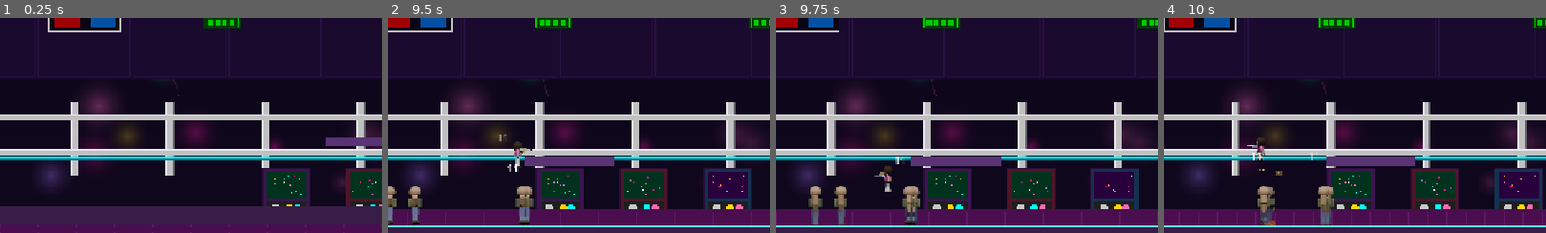
Above: before the commit, frames 1-4 (left to right).
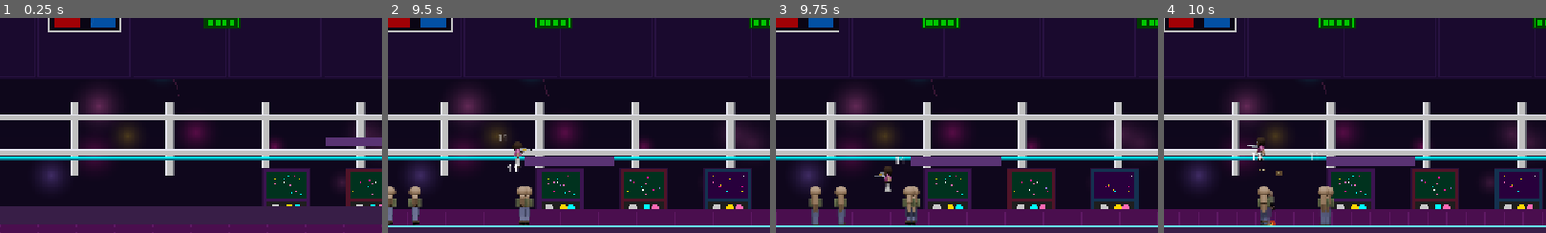
Above: after the commit, the same moments.

Repository: Brickmii/Disco-Cop
Game: Godot game, scene res://scenes/levels/level_01.tscn
Same seed, same stepped clock (60 frames per second), same inputs: the game is played once before the commit and once after it. This scene is started directly instead of the project's main scene. Sound files missing from this copy of the repository are replaced by a short silence.
Inputs (mouse positions are % of the whole screen's width and height, from its top left):
- Up to frame 1 (0.25 s): no input
- Up to frame 2 (9.5 s): tap Enter at 0.5 s; move the mouse to (72, 45) at 0.52 s; hold D (move_right) 0.53-2.03 s; tap J (shoot) at 0.6, 1.55, 2.3, 3.05, 3.6, 4.55, 5.3, 6.05, 6.8, 7.35, 8.3, 9.05 s; click (72, 45) at 0.67 s; tap Space (jump) at 0.77, 1.52, 3.02, 3.77, 4.52, 6.02, 6.77, 7.52, 9.02 s; move the mouse to (30, 55) at 1.27 s; tap S (aim_down) at 1.35, 8.1 s; move the mouse to (60, 28) at 2.02 s; hold A (move_left) 2.03-2.78 s; tap W (aim_up) at 2.1, 8.85 s; move the mouse to (45, 70) at 2.77 s; hold D (move_right) 2.78-4.28 s; tap E (interact) at 2.85 s; click (45, 70) at 2.92 s; move the mouse to (80, 65) at 3.52 s; tap R (reload) at 4.15 s; move the mouse to (20, 35) at 4.27 s; hold A (move_left) 4.28-5.03 s; tap Q (swap_weapon) at 4.35 s; move the mouse to (55, 50) at 5.02 s; hold D (move_right) 5.03-5.78 s; hold Enter 5.03-5.78 s; click (55, 50) at 5.17 s; move the mouse to (35, 25) at 5.77 s; hold A (move_left) 5.78-7.28 s; tap Keypad Enter at 5.85 s; move the mouse to (72, 45) at 6.52 s; tap Y at 6.6 s; move the mouse to (30, 55) at 7.27 s; hold D (move_right) from 7.28 s (still down); click (30, 55) at 7.42 s; move the mouse to (60, 28) at 8.02 s; move the mouse to (45, 70) at 8.77 s
- Up to frame 3 (9.75 s): move the mouse to (80, 65) at 9.52 s; release D (move_right) at 9.53 s; hold A (move_left) from 9.53 s (still down); tap E (interact) at 9.6 s; click (80, 65) at 9.67 s
- Up to frame 4 (10 s): keep holding A (move_left); tap Space (jump) at 9.77 s; tap J (shoot) at 9.8 s
The pictures show only the part of the screen within x 34-84%, y 47-97%; the shares and areas given below are measured in that part.

Frames 1-3 are identical in both runs. In frame 4, 0.2% of the frame differs, in the area x 25-30%, y 78-97%.

Commit message:
Optimize projectile and death performance for Pi 5
Bump pool sizes, cache enemy WeaponData, guard against double-hit
processing, pool loot drops, reduce death tween overhead, and use
cheaper easing on loot pop-ups.

Co-Authored-By: Claude Opus 4.6 <noreply@anthropic.com>

Diff:
--- a/disco_cop/autoloads/vfx_spawner.gd
+++ b/disco_cop/autoloads/vfx_spawner.gd
@@ -8,7 +8,7 @@
 
 func _ready() -> void:
 	_vfx_scene = preload("res://scenes/effects/vfx.tscn")
-	ObjectPool.preload_pool(VFX_POOL_NAME, _vfx_scene, 10)
+	ObjectPool.preload_pool(VFX_POOL_NAME, _vfx_scene, 30)
 
 	EventBus.shield_broken.connect(_on_shield_broken)
 	EventBus.enemy_died.connect(_on_enemy_died)
--- a/disco_cop/scenes/enemies/base_enemy.gd
+++ b/disco_cop/scenes/enemies/base_enemy.gd
@@ -177,6 +177,12 @@
 func _on_died() -> void:
 	_change_state(State.DEAD)
 	velocity = Vector2.ZERO
+	set_physics_process(false)
+
+	# Kill any active tweens (hit flash) to avoid concurrent tween overhead
+	if sprite:
+		sprite.modulate = Color.WHITE
+	modulate = Color.WHITE
 
 	EventBus.enemy_died.emit(self, global_position)
 
--- a/disco_cop/scenes/enemies/shooter.gd
+++ b/disco_cop/scenes/enemies/shooter.gd
@@ -6,6 +6,7 @@
 const PROJECTILE_POOL_NAME := "enemy_projectiles"
 
 var _projectile_scene: PackedScene
+var _weapon: WeaponData
 
 
 func _ready() -> void:
@@ -24,7 +25,15 @@
 
 	_projectile_scene = preload("res://scenes/weapons/projectile.tscn")
 	if ObjectPool.get_pool_size(PROJECTILE_POOL_NAME) == 0:
-		ObjectPool.preload_pool(PROJECTILE_POOL_NAME, _projectile_scene, 20)
+		ObjectPool.preload_pool(PROJECTILE_POOL_NAME, _projectile_scene, 40)
+
+	_weapon = WeaponData.new()
+	_weapon.damage = enemy_data.damage
+	_weapon.projectile_speed = 400.0
+	_weapon.knockback = 30.0
+	_weapon.crit_chance = 0.0
+	_weapon.crit_multiplier = 1.0
+	_weapon.projectile_size = 0.8
 
 
 func _state_chase(delta: float) -> void:
@@ -56,21 +65,12 @@
 	if _target == null:
 		return
 
-	# Create a weapon data for the enemy projectile
-	var weapon := WeaponData.new()
-	weapon.damage = enemy_data.damage
-	weapon.projectile_speed = 400.0
-	weapon.knockback = 30.0
-	weapon.crit_chance = 0.0
-	weapon.crit_multiplier = 1.0
-	weapon.projectile_size = 0.8
-
 	var proj: Projectile = ObjectPool.get_instance(PROJECTILE_POOL_NAME) as Projectile
 	if proj == null:
 		return
 
 	var dir := (_target.global_position - global_position).normalized()
-	proj.activate(global_position, dir, weapon, -1, false)
+	proj.activate(global_position, dir, _weapon, -1, false)
 
 	# Override collision to hit players instead of enemies
 	proj.collision_layer = 5  # EnemyProjectiles
--- a/disco_cop/scenes/enemies/skating_shooter.gd
+++ b/disco_cop/scenes/enemies/skating_shooter.gd
@@ -13,6 +13,7 @@
 
 var _stun_timer := 0.0
 var _projectile_scene: PackedScene
+var _weapon: WeaponData
 
 
 func _ready() -> void:
@@ -32,7 +33,15 @@
 
 	_projectile_scene = preload("res://scenes/weapons/projectile.tscn")
 	if ObjectPool.get_pool_size(PROJECTILE_POOL_NAME) == 0:
-		ObjectPool.preload_pool(PROJECTILE_POOL_NAME, _projectile_scene, 15)
+		ObjectPool.preload_pool(PROJECTILE_POOL_NAME, _projectile_scene, 30)
+
+	_weapon = WeaponData.new()
+	_weapon.damage = enemy_data.damage
+	_weapon.projectile_speed = 400.0
+	_weapon.knockback = 30.0
+	_weapon.crit_chance = 0.0
+	_weapon.crit_multiplier = 1.0
+	_weapon.projectile_size = 0.8
 
 
 func _physics_process(delta: float) -> void:
@@ -171,20 +180,12 @@
 	if _target == null:
 		return
 
-	var weapon := WeaponData.new()
-	weapon.damage = enemy_data.damage
-	weapon.projectile_speed = 400.0
-	weapon.knockback = 30.0
-	weapon.crit_chance = 0.0
-	weapon.crit_multiplier = 1.0
-	weapon.projectile_size = 0.8
-
 	var proj: Projectile = ObjectPool.get_instance(PROJECTILE_POOL_NAME) as Projectile
 	if proj == null:
 		return
 
 	var dir := (_target.global_position - global_position).normalized()
-	proj.activate(global_position, dir, weapon, -1, false)
+	proj.activate(global_position, dir, _weapon, -1, false)
 	proj.collision_layer = 5  # EnemyProjectiles
 	proj.collision_mask = 2   # Players
 
--- a/disco_cop/scenes/levels/level_base.gd
+++ b/disco_cop/scenes/levels/level_base.gd
@@ -12,11 +12,17 @@
 var _game_over_scene: PackedScene = preload("res://scenes/ui/game_over.tscn")
 var _camera: MultiTargetCamera = null
 
+const LOOT_POOL_NAME := "loot_drops"
+
 
 func _ready() -> void:
 	_camera = $MultiTargetCamera as MultiTargetCamera
 	if _camera:
 		_camera.level_bounds = level_bounds
+
+	# Pre-pool loot drops to avoid allocation hitches on Pi
+	if ObjectPool.get_pool_size(LOOT_POOL_NAME) == 0:
+		ObjectPool.preload_pool(LOOT_POOL_NAME, _loot_drop_scene, 10)
 
 	# Add UI layers
 	add_child(_game_hud_scene.instantiate())
@@ -70,9 +76,9 @@
 	if drop_data.is_empty():
 		return
 
-	var loot: Node = _loot_drop_scene.instantiate()
-	loot.call("setup", drop_data, pos)
-	call_deferred("add_child", loot)
+	var loot: LootDrop = ObjectPool.get_instance(LOOT_POOL_NAME) as LootDrop
+	if loot:
+		loot.activate(drop_data, pos)
 
 
 func _on_loot_picked_up(_player_index: int, _item: Resource) -> void:
--- a/disco_cop/scenes/loot/loot_drop.gd
+++ b/disco_cop/scenes/loot/loot_drop.gd
@@ -1,6 +1,8 @@
 extends Area2D
 class_name LootDrop
-## A dropped item that players can pick up.
+## A dropped item that players can pick up. Supports object pooling.
+
+const POOL_NAME := "loot_drops"
 
 var drop_data: Dictionary = {}  # {type: LootTable.DropType, data: Resource}
 var _bob_offset := 0.0
@@ -26,18 +28,31 @@
 	collision_layer = 6  # Loot
 	collision_mask = 2   # Players
 	body_entered.connect(_on_body_entered)
-	_initial_y = position.y
+
+
+func activate(data: Dictionary, pos: Vector2) -> void:
+	drop_data = data
+	global_position = pos
+	_bob_offset = 0.0
+	_initial_y = pos.y
+	modulate = Color.WHITE
+	visible = true
+	process_mode = Node.PROCESS_MODE_INHERIT
+	set_deferred("monitoring", true)
+	set_deferred("monitorable", true)
+
 	_update_visual()
 
 	# Pop-up effect
 	var tween := create_tween()
-	tween.tween_property(self, "position", position + Vector2(randf_range(-30, 30), -40), 0.3)
-	tween.set_ease(Tween.EASE_OUT).set_trans(Tween.TRANS_BACK)
+	tween.tween_property(self, "position", pos + Vector2(randf_range(-30, 30), -40), 0.3)
+	tween.set_ease(Tween.EASE_OUT).set_trans(Tween.TRANS_SINE)
+	tween.tween_callback(func() -> void: _initial_y = position.y)
 
 
 func setup(data: Dictionary, pos: Vector2) -> void:
-	drop_data = data
-	global_position = pos
+	# Legacy compat — redirect to activate
+	activate(data, pos)
 
 
 func _process(delta: float) -> void:
@@ -96,7 +111,18 @@
 
 	_apply_pickup(body, player_index)
 	EventBus.loot_picked_up.emit(player_index, drop_data.get("data"))
-	queue_free()
+	_deactivate()
+
+
+func _deactivate() -> void:
+	visible = false
+	set_deferred("monitoring", false)
+	set_deferred("monitorable", false)
+	call_deferred("_do_pool_release")
+
+
+func _do_pool_release() -> void:
+	ObjectPool.release_instance(self)
 
 
 func _apply_pickup(player: Node2D, player_index: int) -> void:
--- a/disco_cop/scenes/weapons/projectile.gd
+++ b/disco_cop/scenes/weapons/projectile.gd
@@ -145,6 +145,9 @@
 
 
 func _deactivate() -> void:
+	if not visible:
+		return  # Already deactivating — prevent double-hit overhead
+	visible = false
 	set_deferred("monitoring", false)
 	set_deferred("monitorable", false)
 	call_deferred("_do_pool_release")
--- a/disco_cop/scenes/weapons/weapon_holder.gd
+++ b/disco_cop/scenes/weapons/weapon_holder.gd
@@ -33,7 +33,7 @@
 
 	# Pre-fill pool
 	if ObjectPool.get_pool_size(PROJECTILE_POOL_NAME) == 0:
-		ObjectPool.preload_pool(PROJECTILE_POOL_NAME, _projectile_scene, 30)
+		ObjectPool.preload_pool(PROJECTILE_POOL_NAME, _projectile_scene, 60)
 
 	# Give a starter weapon
 	var starter := WeaponGenerator.generate(1, Rarity.Tier.COMMON, WeaponData.WeaponType.PISTOL)
